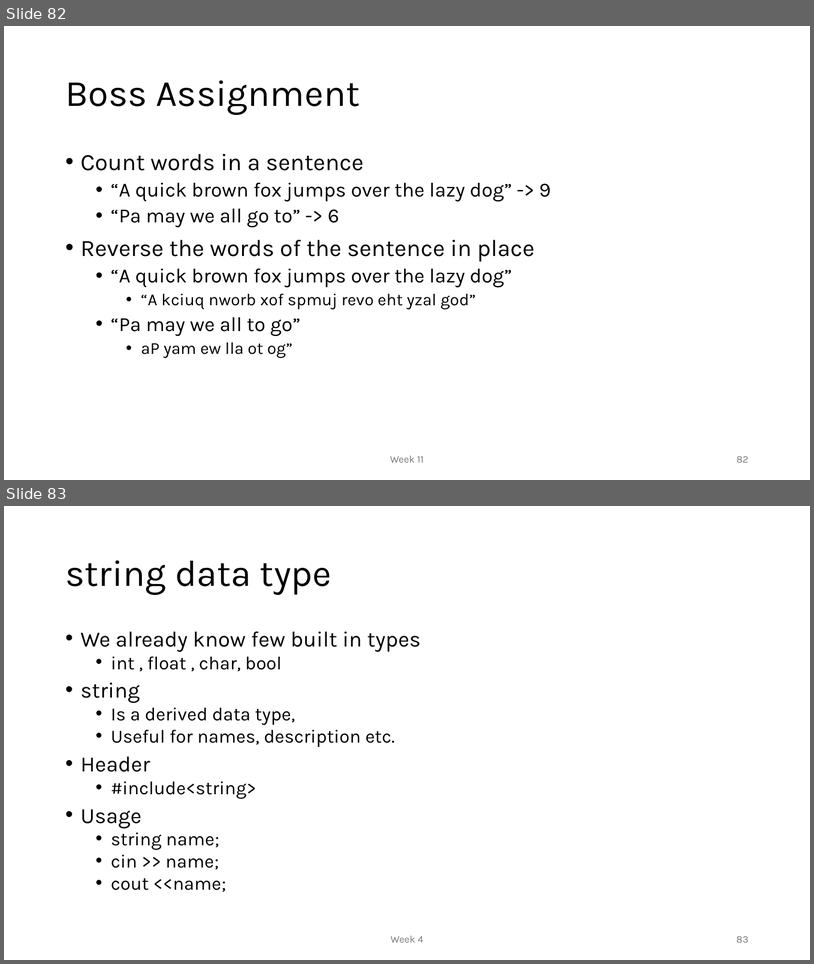
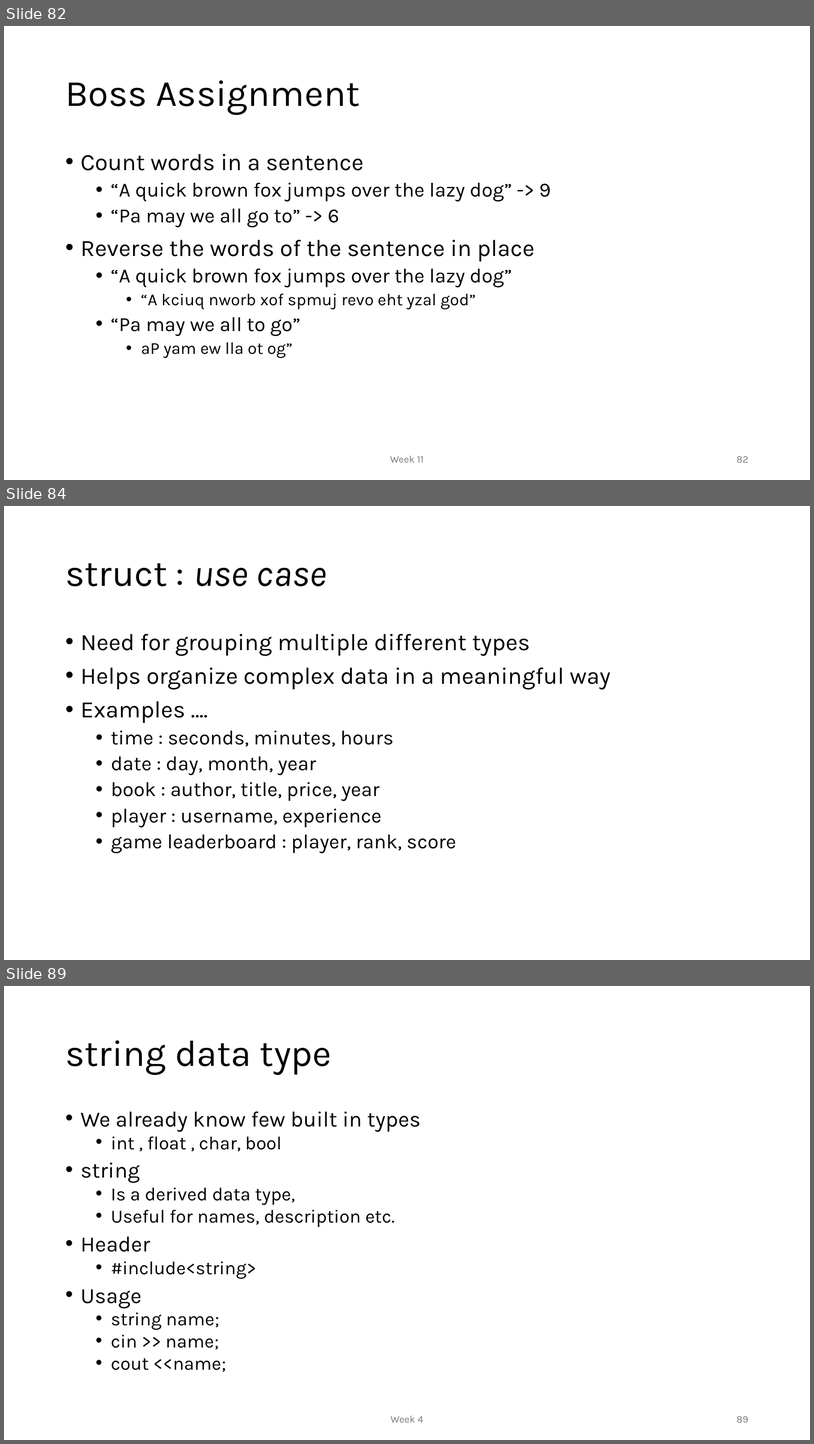
Before and after one commit to MoklaEducation/ems_fall_2025_cpp101, a slide deck: all/Intro to Programming_all.pptx. Shown one above the other, each under a label of ours: slides 82 and 83 before the commit, slides 82, 84 and 89 after it; the slides between them are not shown. The pictures are 814x964 and 814x1444 pixels, drawn with LibreOffice and Linux fonts; fonts in the diff are those of the drawing. Boxes give left, top, right and bottom in pixels: in the first picture for what was removed or moved away, otherwise in the second. Text is boxed around its words. In the diff, an @@ line names an element or a change of style, - is before the commit and + after.

Commit message:
structs

```diff
--- a/all/Intro to Programming_all.pptx
+++ b/all/Intro to Programming_all.pptx
@@ slide 84 added at [4, 506, 810, 960], background #FFFFFF @@
@@ title added at [65, 563, 327, 586], 44 pt, text #000000 @@
+struct : use case
@@ text added at [81, 634, 611, 853], 24 pt, text #000000 @@
+• Need for grouping multiple different types
+• Helps organize complex data in a meaningful way
+• Examples ….
+  • time : seconds, minutes, hours
+  • date : day, month, year
+  • book : author, title, price, year
+  • player : username, experience
+  • game leaderboard : player, rank, score
@@ what was slide 83 is now slide 89 @@
@@ page number at [737, 1416, 749, 1422]: text changed @@
-83
+89
```
Also in this commit, not shown: 5 other slides added, 1 other file.
